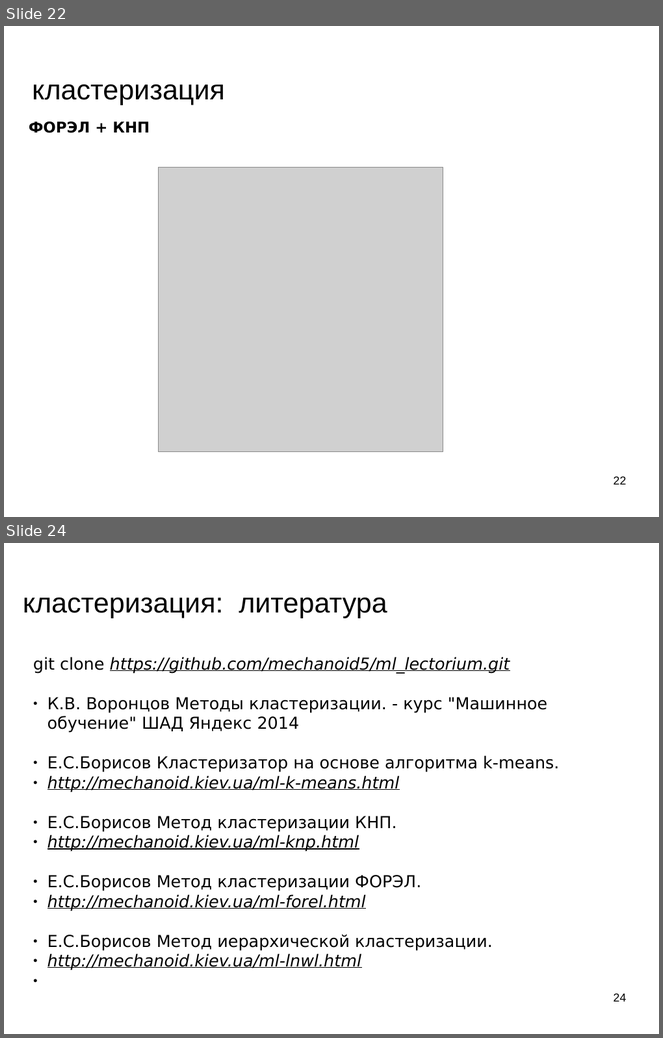
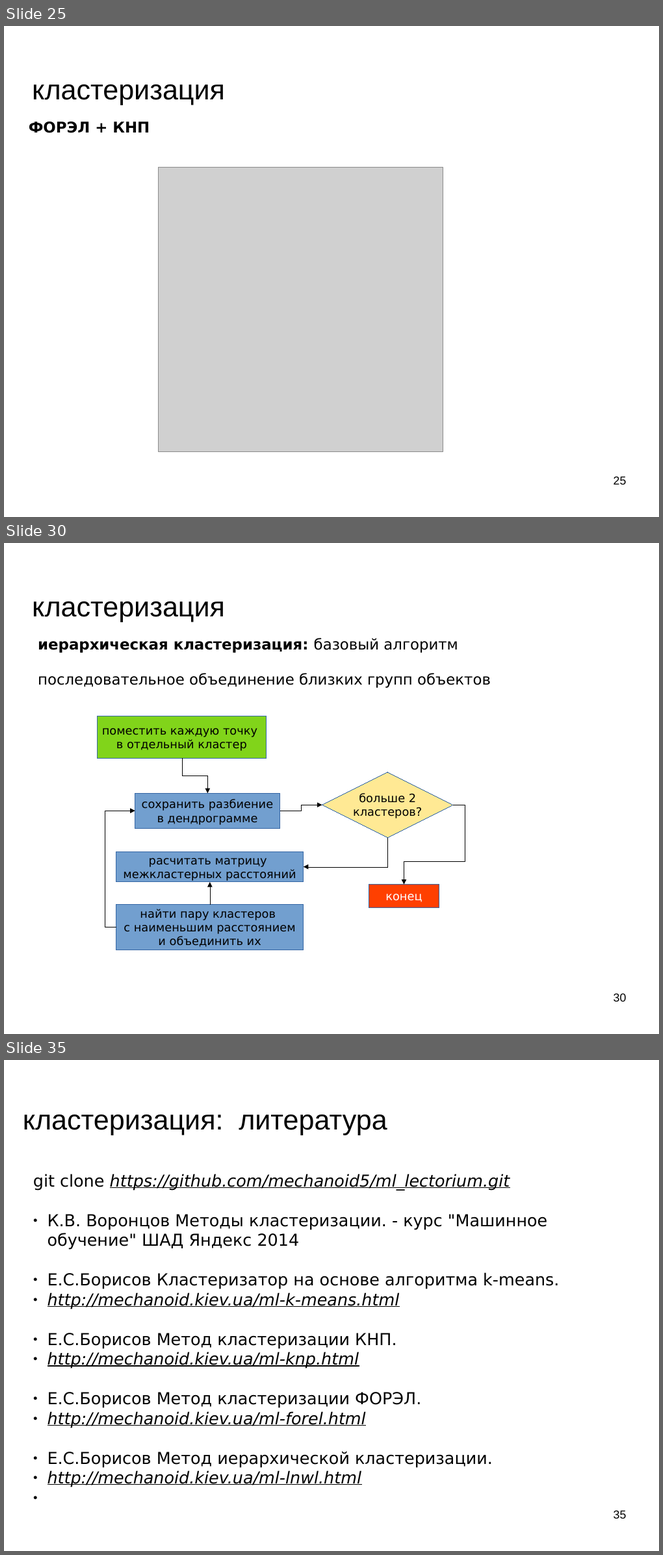
Before and after one commit to mechanoid5/ml_lectorium_legacy, a slide deck: 07-cluster.odp. Shown one above the other, each under a label of ours: slides 22 and 24 before the commit, slides 25, 30 and 35 after it; the slides between them are not shown. The pictures are 663x1038 and 663x1555 pixels, drawn with LibreOffice and Linux fonts; fonts in the diff are those of the drawing; grey boxes stand for pictures; background and template pictures are left out. Boxes give left, top, right and bottom in pixels: in the first picture for what was removed or moved away, otherwise in the second. Text is boxed around its words. In the diff, an @@ line names an element or a change of style, - is before the commit and + after.

```diff
--- a/07-cluster.odp
+++ b/07-cluster.odp
@@ slide 30 added at <box>4,543,659,1034</box>, background picture (left out) @@
@@ title added at <box>32,601,225,622</box>, 33.9 pt, text #000000 @@
+кластеризация
@@ text added at <box>38,638,491,688</box>, 18 pt, text #000000 @@
+иерархическая кластеризация: базовый алгоритм
+последовательное объединение близких групп объектов
@@ rectangle added at <box>98,716,265,758</box>, fill #81D41A, outline #3465A4 0 pt, 14 pt, text #000000 @@
+поместить каждую точку
+в отдельный кластер
@@ elbow arrow added from (181, 758) to (208, 793), #000000 0 pt @@
@@ diamond added at <box>322,772,453,838</box>, fill #FFE994, outline #3465A4 0 pt, 14 pt, text #000000 @@
+больше 2
+кластеров?
@@ rectangle added at <box>135,793,280,828</box>, fill #729FCF, outline #3465A4 0 pt, 14 pt, text #000000 @@
+сохранить разбиение
+в дендрограмме
@@ elbow arrow added from (116, 928) to (135, 811), #000000 0 pt @@
@@ elbow arrow added from (280, 811) to (322, 805), #000000 0 pt @@
@@ elbow arrow added from (454, 805) to (404, 885), #000000 0 pt @@
@@ rectangle added at <box>116,852,304,882</box>, fill #729FCF, outline #3465A4 0 pt, 14 pt, text #000000 @@
+расчитать матрицу
+межкластерных расстояний
@@ elbow arrow added from (388, 838) to (304, 867), #000000 0 pt @@
@@ elbow arrow added from (209, 905) to (210, 882), #000000 0 pt @@
@@ rectangle added at <box>369,885,440,908</box>, fill #FF4000, outline #3465A4 0 pt, 14 pt, text #FFFFFF @@
+конец
@@ rectangle added at <box>116,905,304,951</box>, fill #729FCF, outline #3465A4 0 pt, 14 pt, text #000000 @@
+найти пару кластеров
+с наименьшим расстоянием
+и объединить их
@@ page number added at <box>614,993,627,1002</box>, 14 pt, text #000000 @@
+30
@@ what was slide 22 is now slide 25 @@
@@ page number at <box>614,476,627,485</box>: text changed @@
-22
+25
@@ what was slide 24 is now slide 35 @@
@@ page number at <box>614,1510,627,1519</box>: text changed @@
-24
+35
```
Also in this commit, not shown: 6 slides changed, 11 other slides added, 1 slide removed, 6 other files.
